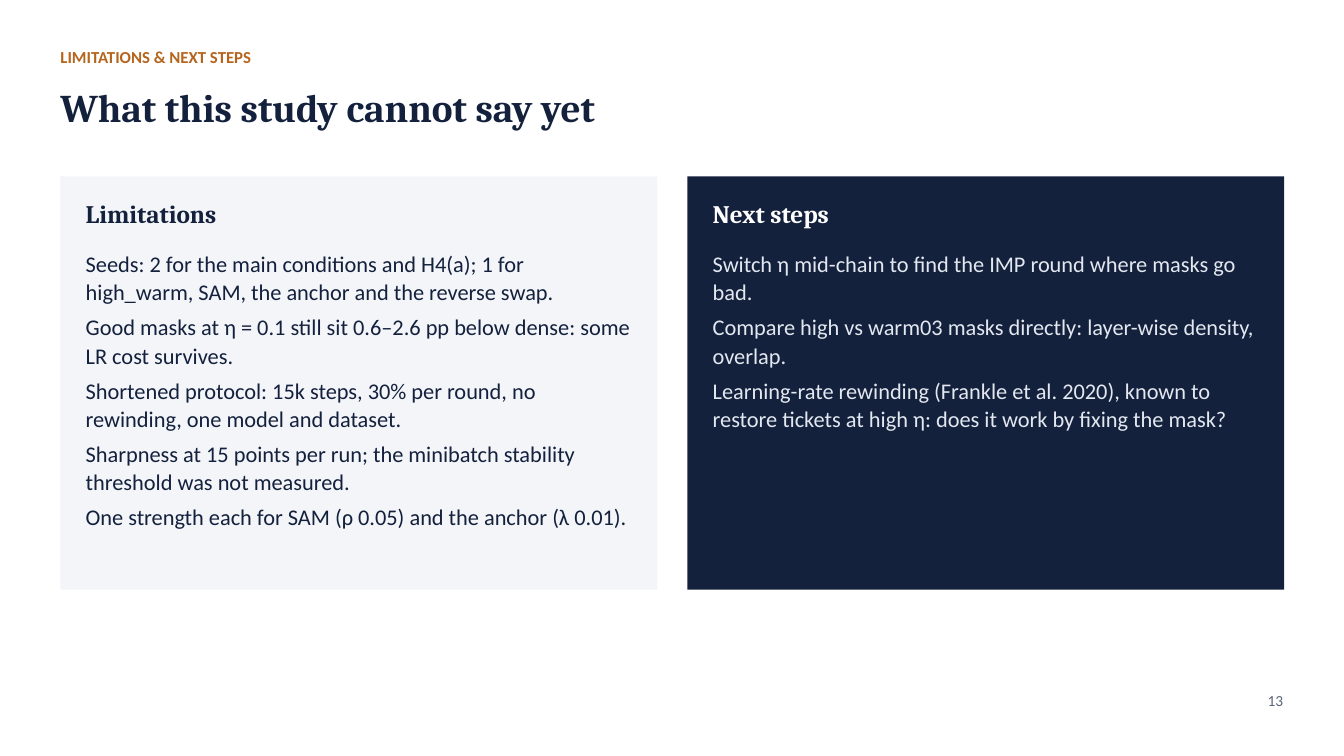
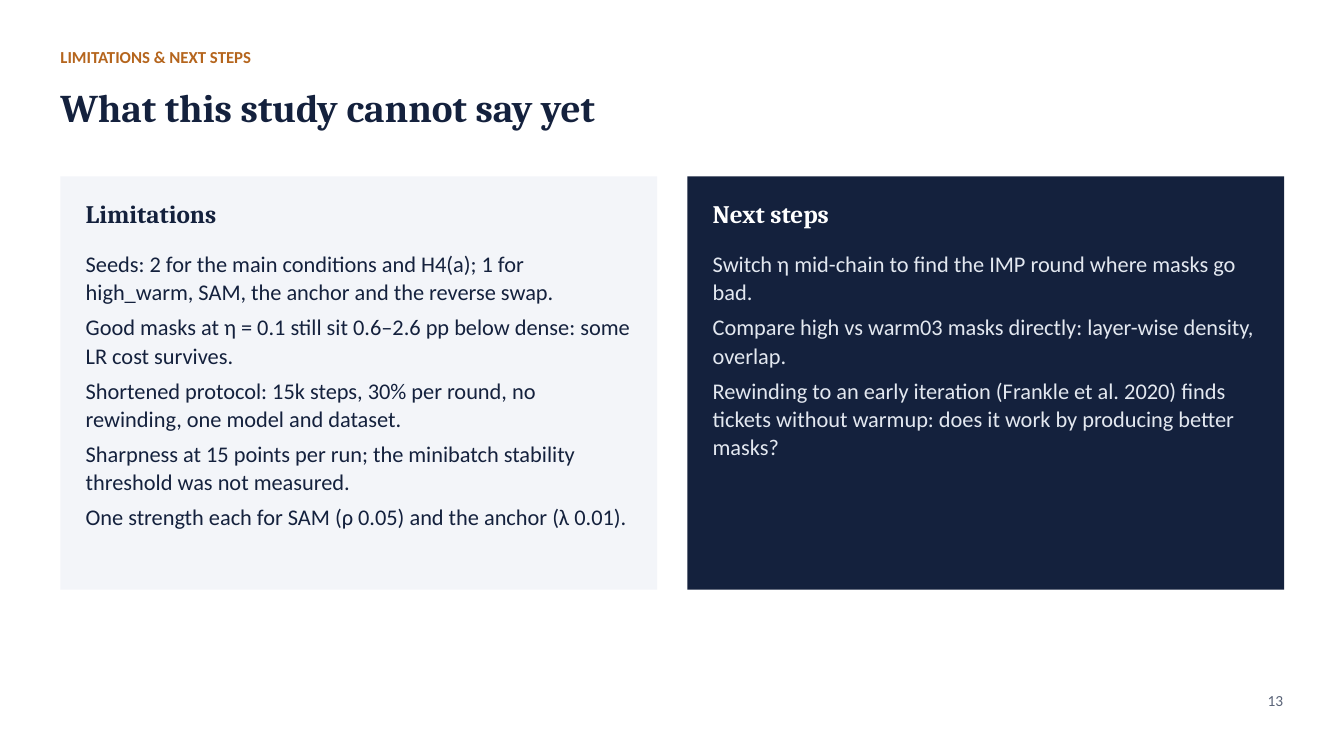
Before and after one commit to kneat2448/LTH-ML-final, a slide deck: slide 13 of report/LTH_Warmup_Final.pptx. Drawn at 1344x756 pixels with LibreOffice and Linux fonts; fonts in the diff are those of the drawing. Boxes give left, top, right and bottom in pixels: in the first picture for what was removed or moved away, otherwise in the second. Text is boxed around its words. In the diff, an @@ line names an element or a change of style, - is before the commit and + after.

```diff
--- a/report/LTH_Warmup_Final.pptx
+++ b/report/LTH_Warmup_Final.pptx
@@ text at <box>713,383,1234,455</box>: text changed @@
-Learning-rate rewinding (Frankle et al. 2020), known to restore tickets at high η: does it work by fixing the mask?
+Rewinding to an early iteration (Frankle et al. 2020) finds tickets without warmup: does it work by producing better masks?
```
Also in this commit, not shown: 4 other slides changed, 7 other files.
